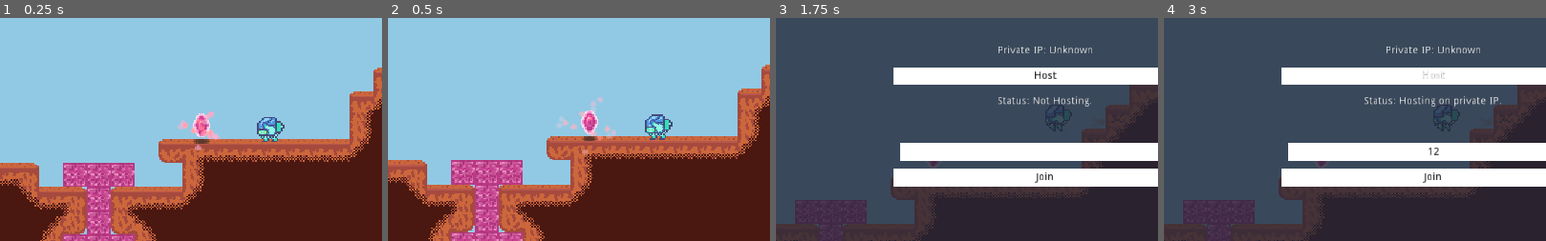
Above: before the commit, frames 1-4 (left to right).
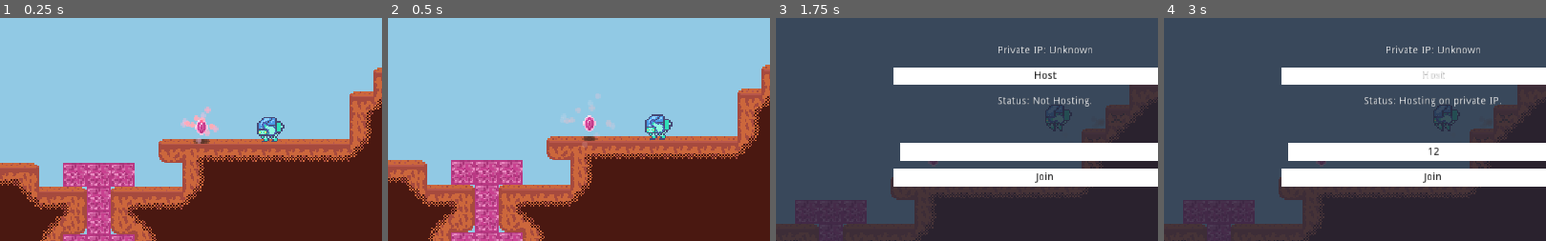
Above: after the commit, the same moments.

Repository: MichaelRRyan/Mecha-Miners
Game: Godot game, scene res://scenes/Gameplay.tscn
Two runs of this game, one before a commit and one after it. Both use one fixed random seed, a clock stepped at 60 frames per second and the inputs below.
Inputs (mouse positions are % of the whole screen's width and height, from its top left):
- Up to frame 1 (0.25 s): no input
- Up to frame 2 (0.5 s): no input
- Up to frame 3 (1.75 s): tap Enter at 0.5 s; move the mouse to (72, 45) at 0.52 s; press the mouse at (72, 45) at 0.53 s; hold D (move_right) 0.53-1.28 s; tap W (jump) at 0.77, 1.52 s; move the mouse to (30, 55) at 1.27 s; release the mouse at (30, 55) at 1.28 s; hold A (move_left) from 1.28 s (still down); tap H (toggle_network_panel) at 1.35 s
- Up to frame 4 (3 s): release A (move_left) at 2 s; click (50, 56) at 2.02 s; type "12" at 2.1 s; click "Host" at 2.75 s
The pictures show only the part of the screen within x 15-65%, y 26-76%; the shares and areas given below are measured in that part.

The runs differ from the first frame. In frame 1, 0.7% of the frame differs, in the area x 46-58%, y 39-60%; in frame 2, 0.8%, in the area x 44-60%, y 34-62%; in frame 3, less than 0.1%; in frame 4, less than 0.1%.

Commit message:
Made crystal smaller and modified effects

Diff:
--- a/scenes/CrystalShard.tscn
+++ b/scenes/CrystalShard.tscn
@@ -48,7 +48,7 @@
 tracks/0/imported = false
 tracks/0/enabled = true
 tracks/0/keys = {
-"points": PoolRealArray( -2, -0.7, 0, 0.7, 0, -6, -0.7, 0, 0.7, 0, -2, -0.7, 0, 0.7, 0 ),
+"points": PoolRealArray( -1, -0.7, 0, 0.7, 0, -5, -0.7, 0, 0.7, 0, -1, -0.7, 0, 0.7, 0 ),
 "times": PoolRealArray( 0, 1.5, 3 )
 }
 tracks/1/type = "value"
@@ -65,8 +65,8 @@
 }
 
 [sub_resource type="CapsuleShape2D" id=3]
-radius = 6.0
-height = 8.0
+radius = 4.0
+height = 7.0
 
 [sub_resource type="Gradient" id=4]
 colors = PoolColorArray( 0.926758, 0.633526, 0.825024, 0.862745, 0.981445, 0.977612, 0.980095, 0 )
@@ -76,14 +76,14 @@
 
 [sub_resource type="Curve" id=6]
 min_value = -1.0
-_data = [ Vector2( 0, -0.0954545 ), 0.0, -3.62338, 0, 0, Vector2( 0.5, 0.0681819 ), -2.52371, -2.52371, 0, 0, Vector2( 1, 0.0318183 ), -1.71818, 0.0, 0, 0 ]
+_data = [ Vector2( 0, -0.0954545 ), 0.0, -4.53886, 0, 0, Vector2( 0.503311, 0.00227273 ), -4.0953, -4.0953, 0, 0, Vector2( 1, 0.0318183 ), -4.16108, 0.0, 0, 0 ]
 
 [sub_resource type="CurveTexture" id=7]
 curve = SubResource( 6 )
 
 [sub_resource type="ParticlesMaterial" id=8]
 emission_shape = 1
-emission_sphere_radius = 6.0
+emission_sphere_radius = 4.0
 flag_disable_z = true
 spread = 180.0
 gravity = Vector3( 0, -20, 0 )
@@ -106,6 +106,7 @@
 position = Vector2( 0, -4 )
 z_index = 1
 texture = ExtResource( 1 )
+offset = Vector2( 0.5, 0.5 )
 region_enabled = true
 region_rect = Rect2( 144, 80, 16, 16 )
 
@@ -121,18 +122,19 @@
 anims/bob = SubResource( 2 )
 
 [node name="Area2D" type="Area2D" parent="."]
-visible = false
 z_index = 1
 
 [node name="CollisionShape2D" type="CollisionShape2D" parent="Area2D"]
-position = Vector2( 0, -4 )
+visible = false
+position = Vector2( 0, -3 )
 shape = SubResource( 3 )
 
 [node name="PickupParticles" type="Particles2D" parent="."]
+position = Vector2( 0, -3 )
 z_index = 2
 emitting = false
-amount = 16
-lifetime = 0.8
+amount = 12
+lifetime = 0.6
 one_shot = true
 explosiveness = 1.0
 process_material = SubResource( 8 )
Binary file changed: assets/images/spritesheet.png
